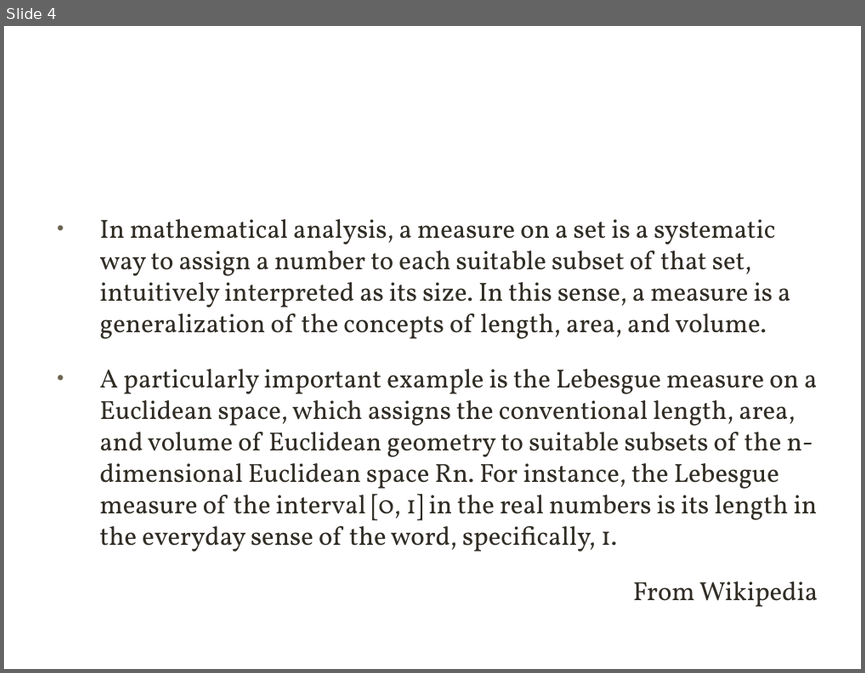
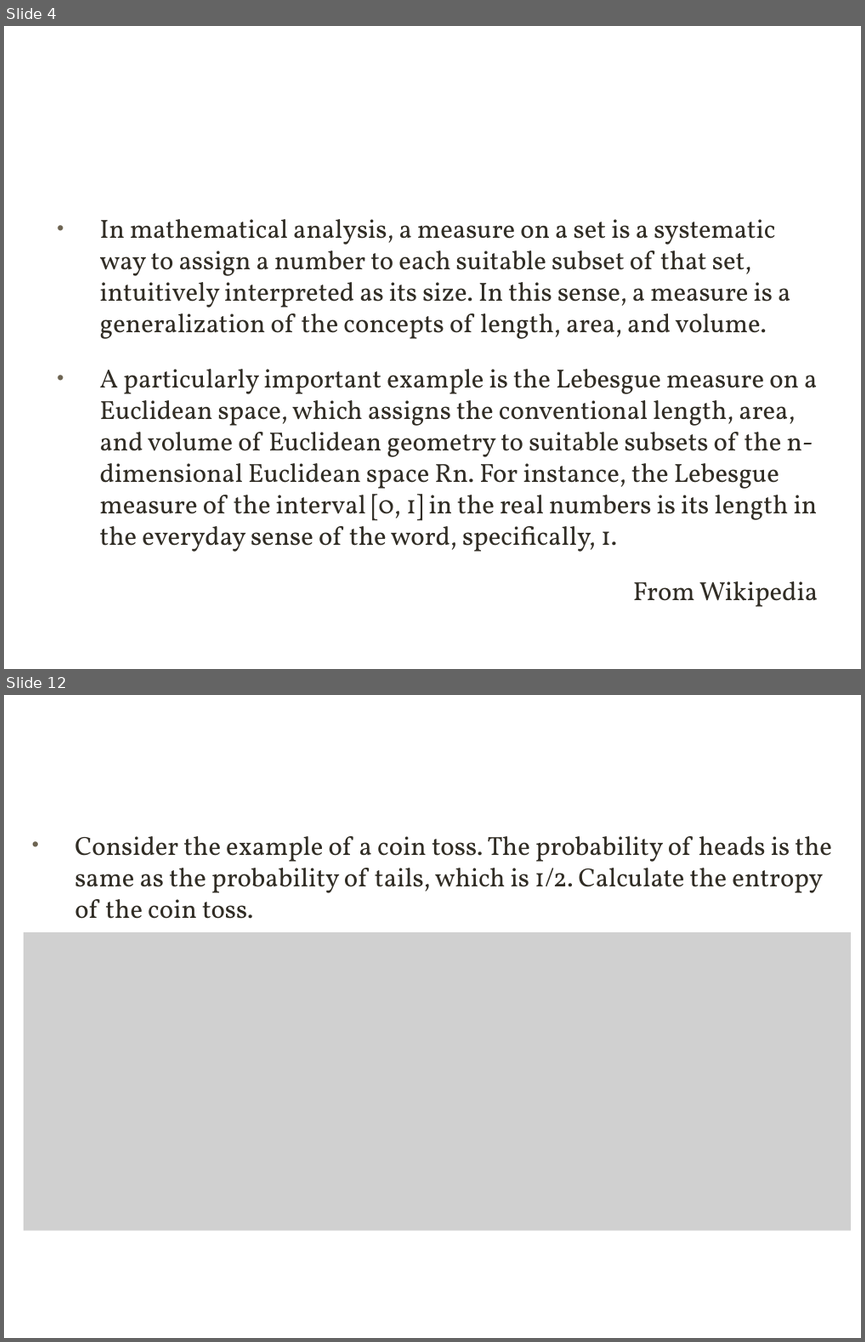
Before and after one commit to xuqinkun/Report, a slide deck: 深度学习-3.12-3.14.pptx. Shown one above the other, each under a label of ours: slide 4 before the commit, slides 4 and 12 after it; the slides between them are not shown. The pictures are 865x673 and 865x1342 pixels, drawn with LibreOffice and Linux fonts; fonts in the diff are those of the drawing; grey boxes stand for pictures; background and template pictures are left out. Boxes give left, top, right and bottom in pixels: in the first picture for what was removed or moved away, otherwise in the second. Text is boxed around its words. In the diff, an @@ line names an element or a change of style, - is before the commit and + after.

```diff
--- a/深度学习-3.12-3.14.pptx
+++ b/深度学习-3.12-3.14.pptx
@@ slide 12 added at (4,695,861,1338), background picture (left out) @@
@@ title added at (46,745,800,816), 40 pt, text #FFFFFF @@
+2.3 Practice-A
@@ text added at (75,836,832,919), 22 pt, text #302C24 @@
+• Consider the example of a coin toss. The probability of heads is the same as the probability of tails, which is 1/2. Calculate the entropy of the coin toss.
@@ picture added at (24,932,851,1231) @@
```
Also in this commit, not shown: 4 slides changed, 9 other slides added.
